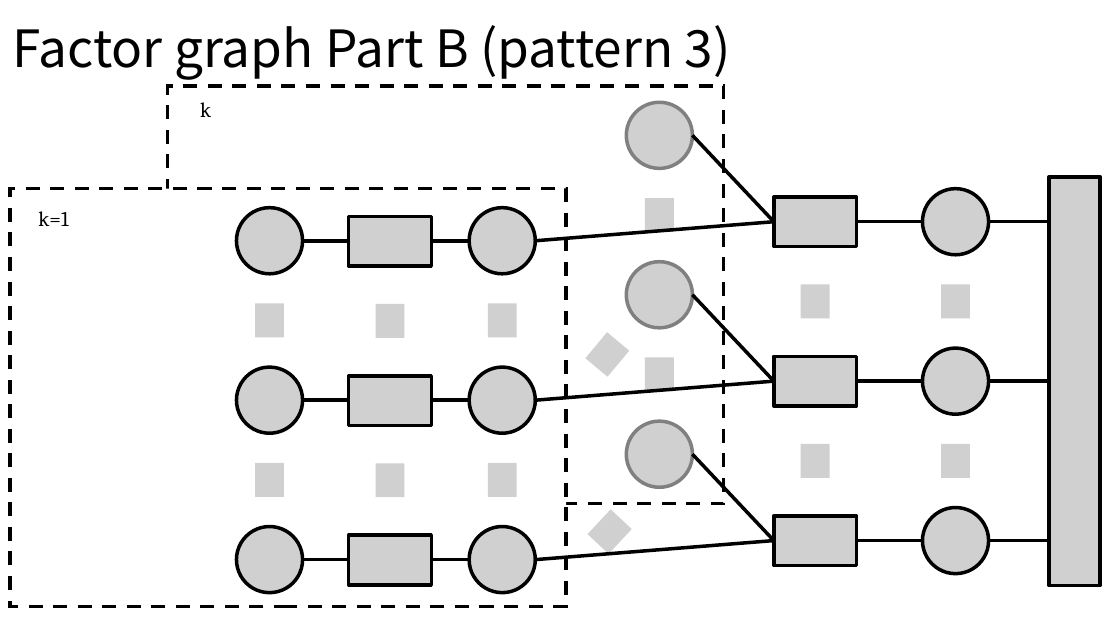
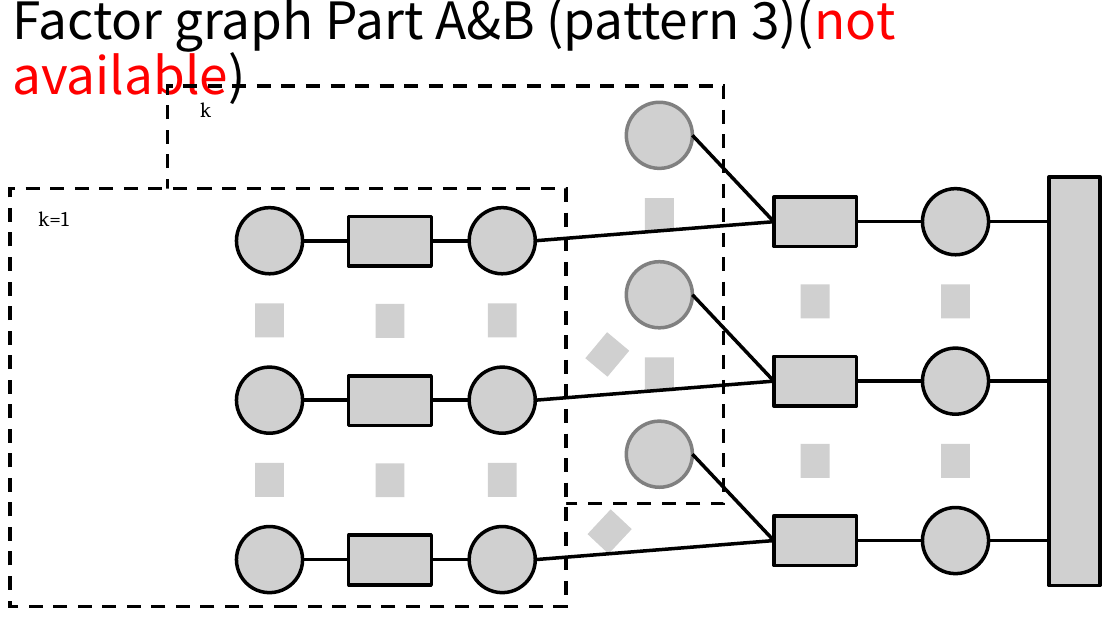
Before and after one commit to Brook1711/RIS-Angular-Domain, a slide deck: slide 23 of doc/RIS-angular-domain组会汇报.pptx (slide 22 before the commit). Drawn at 1120x630 pixels with LibreOffice and Linux fonts; fonts in the diff are those of the drawing; grey boxes stand for pictures. Boxes give left, top, right and bottom in pixels: in the first picture for what was removed or moved away, otherwise in the second. Text is boxed around its words. In the diff, an @@ line names an element or a change of style, - is before the commit and + after.

```diff
--- a/doc/RIS-angular-domain组会汇报.pptx
+++ b/doc/RIS-angular-domain组会汇报.pptx
@@ text at <box>12,0,895,107</box>: text changed @@
-Factor graph Part B (pattern 3)
+Factor graph Part A&B (pattern 3)(not available)
```
Also in this commit, not shown: 1 other slide changed, 1 slide added, 1 slide removed, 3 other files.
